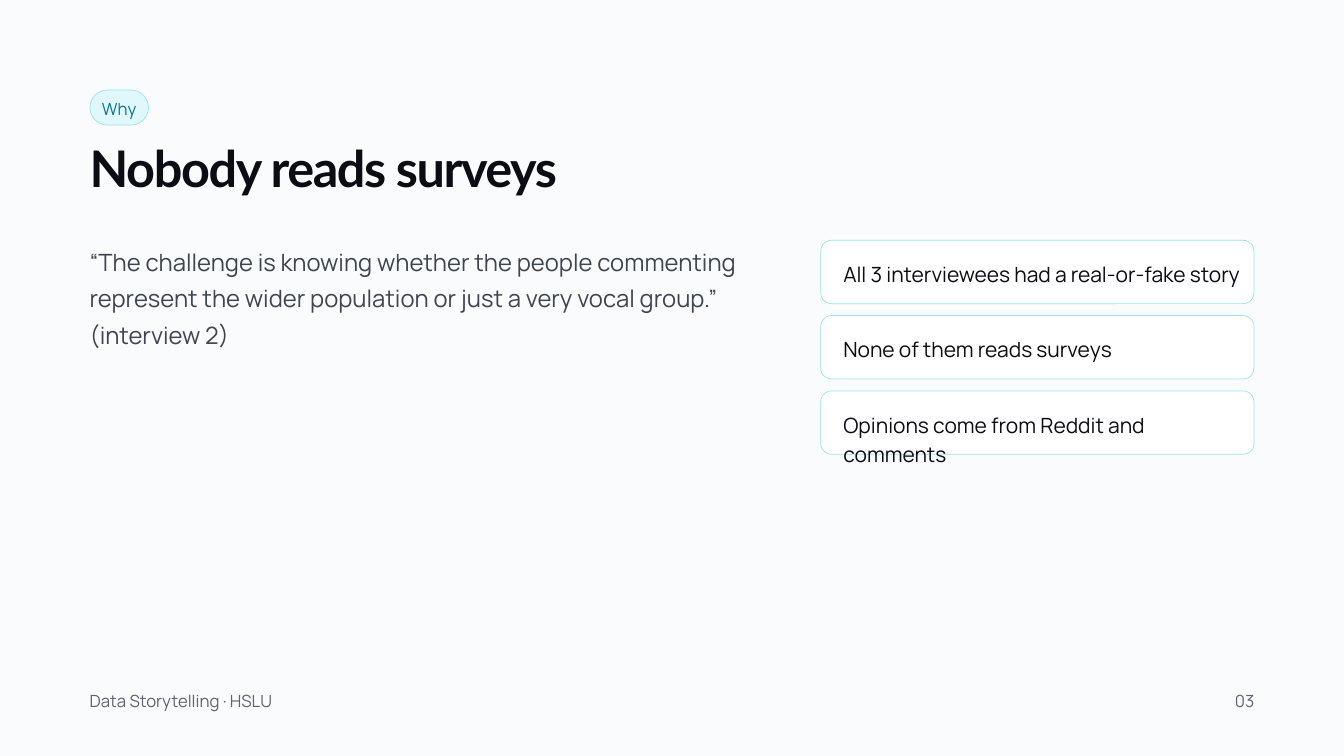
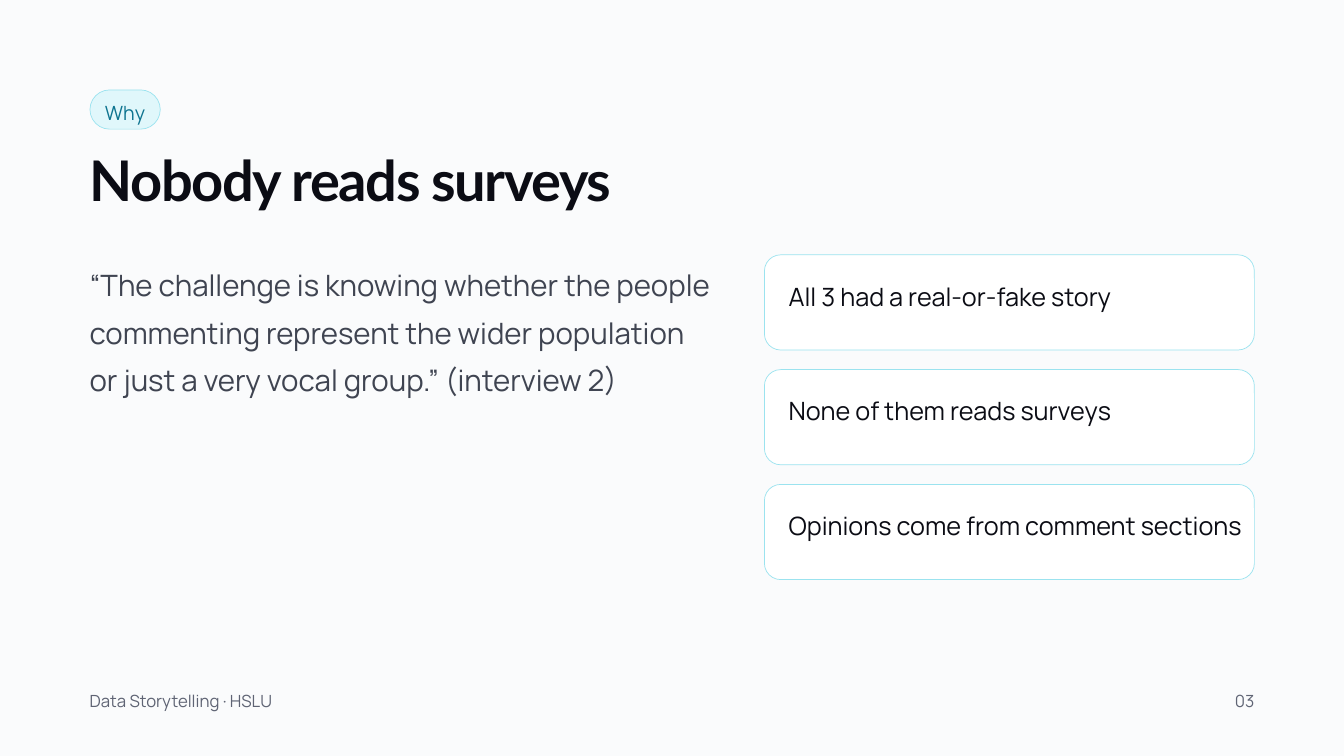
Before and after one commit to AdhurimThaqi/dataset-datastorytelling, a slide deck: slide 3 of Final-presentation/Real-or-AI_final-presentation.pptx. Drawn at 1344x756 pixels with LibreOffice and Linux fonts; fonts in the diff are those of the drawing. Boxes give left, top, right and bottom in pixels: in the first picture for what was removed or moved away, otherwise in the second. Text is boxed around its words. In the diff, an @@ line names an element or a change of style, - is before the commit and + after.

Commit message:
Presentation: bigger type, fuller layout, soft gradient edge
- Text 20-22 pt, titles 40 pt; charts, cards, table and image
  slides fill the slide
- Cover and closing slide: band fades into the white page
- HTML slides updated to match the PPTX/PDF

```diff
--- a/Final-presentation/Real-or-AI_final-presentation.pptx
+++ b/Final-presentation/Real-or-AI_final-presentation.pptx
@@ rounded rectangle "Why": place and size @@
-rounded rectangle "Why" at (90, 90, 148, 125)
+rounded rectangle "Why" at (90, 90, 160, 129)
@@ rounded rectangle "Why" at (90, 90, 160, 129): size 12 to 14 pt; line spacing 16.8pt to 1.25 @@
@@ title "Nobody reads surveys" at (90, 159, 611, 211): size 36 to 40 pt; line spacing 41.4pt to 1.1 @@
@@ text "“The challenge is knowing whether ...": place and size @@
-text "“The challenge is knowing whether ..." at (90, 253, 735, 348)
+text "“The challenge is knowing whether ..." at (90, 274, 709, 399)
@@ text "“The challenge is knowing whether ..." at (90, 274, 709, 399): size 17 to 21 pt; line spacing 26.4pt to 1.35 @@
@@ rounded rectangle "All 3 had a real-or-fake ...": place and size @@
-rounded rectangle "All 3 had a real-or-fake ..." at (821, 240, 1254, 303)
+rounded rectangle "All 3 had a real-or-fake ..." at (764, 255, 1254, 350)
@@ text in rounded rectangle at (789, 287, 1111, 312): text changed; size 15 to 18 pt @@
-All 3 interviewees had a real-or-fake story
+All 3 had a real-or-fake story
@@ rounded rectangle "None of them reads surveys": place and size @@
-rounded rectangle "None of them reads surveys" at (821, 316, 1254, 379)
+rounded rectangle "None of them reads surveys" at (764, 370, 1254, 465)
@@ rounded rectangle "None of them reads surveys" at (764, 370, 1254, 465): size 15 to 18 pt; line spacing 21pt to 1.25 @@
@@ rounded rectangle "Opinions come from comment sections": place and size @@
-rounded rectangle "Opinions come from comment sections" at (821, 391, 1254, 455)
+rounded rectangle "Opinions come from comment sections" at (764, 485, 1254, 580)
@@ text in rounded rectangle at (789, 516, 1242, 541): text changed; size 15 to 18 pt @@
-Opinions come from Reddit and comments
+Opinions come from comment sections
```
Also in this commit, not shown: 12 other slides changed, 5 other files.
